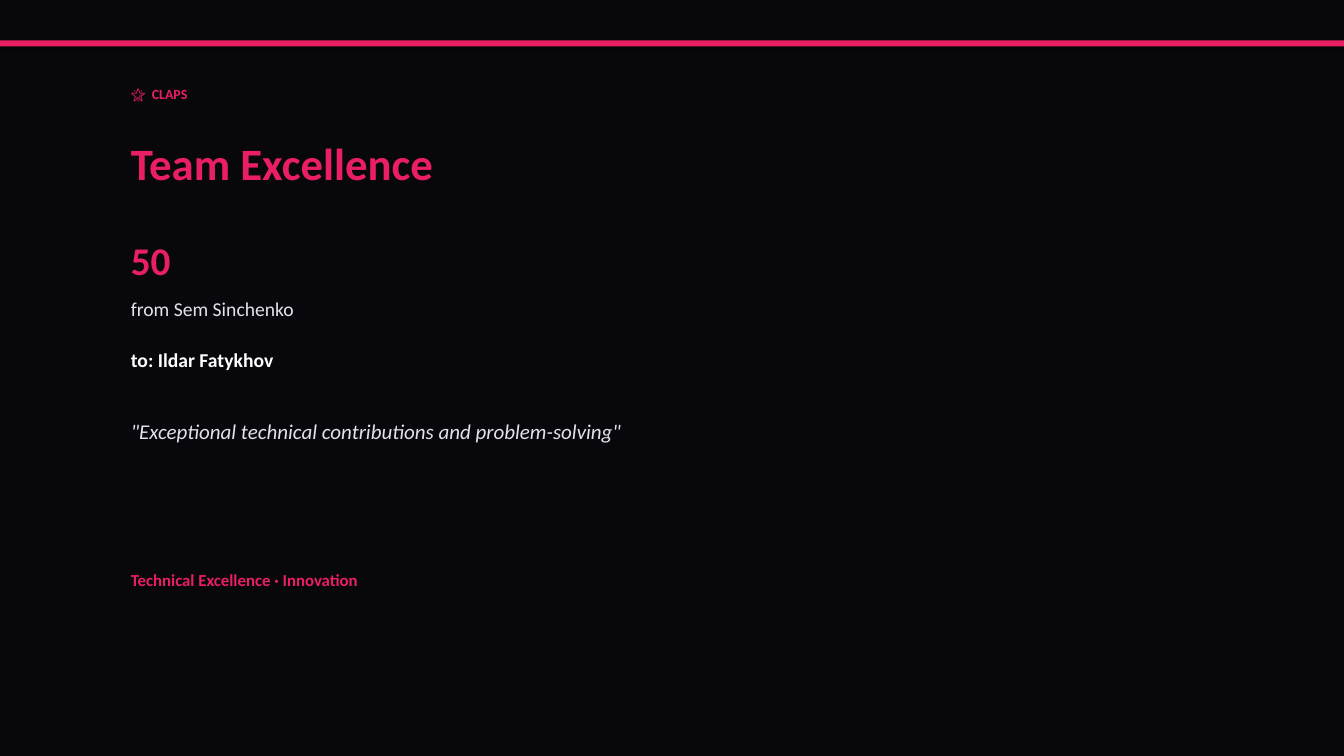
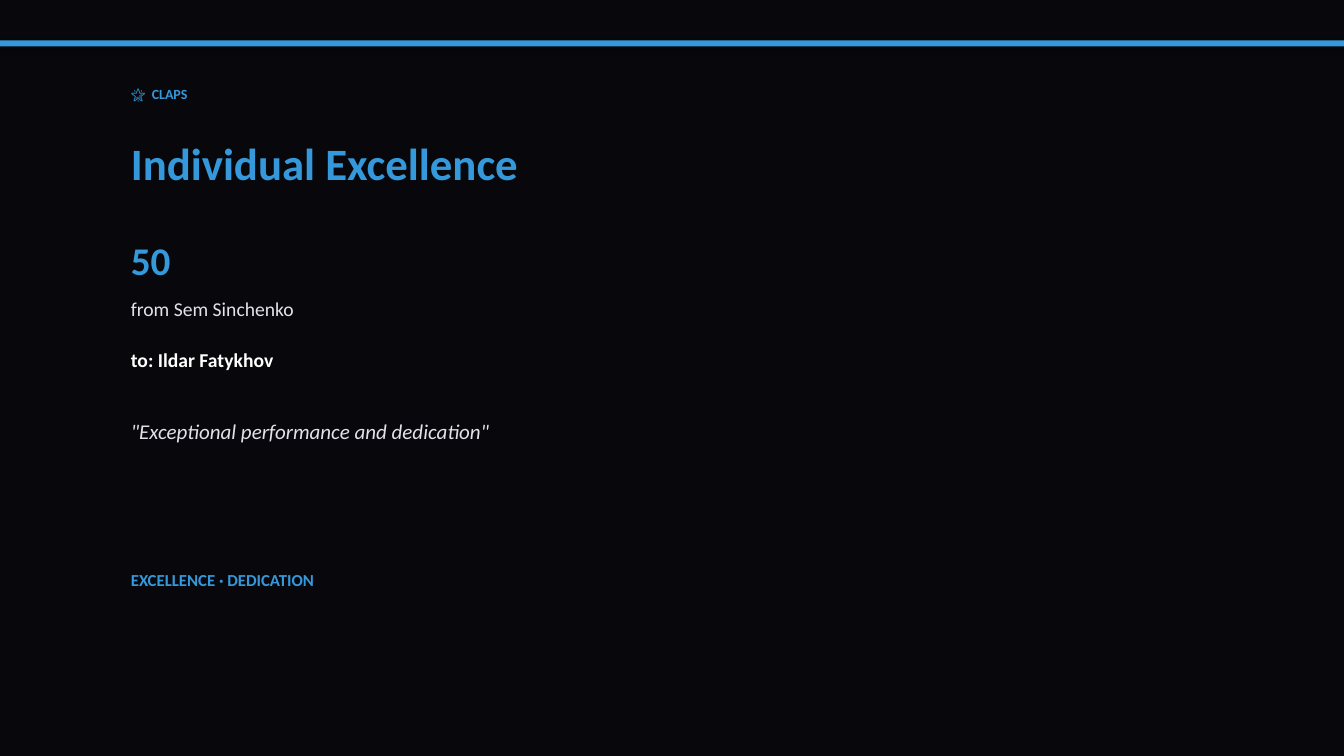
Before and after one commit to liliyagarifullina-maker/appodeal-pulse, a slide deck: slide 6 of data/archive/pulse_2026-03-12.pptx. Drawn at 1344x756 pixels with LibreOffice and Linux fonts; fonts in the diff are those of the drawing. Boxes give left, top, right and bottom in pixels: in the first picture for what was removed or moved away, otherwise in the second. Text is boxed around its words. In the diff, an @@ line names an element or a change of style, - is before the commit and + after.

```diff
--- a/data/archive/pulse_2026-03-12.pptx
+++ b/data/archive/pulse_2026-03-12.pptx
@@ rectangle at [0,40,1344,46]: fill #E91E63 to #3498DB @@
@@ text "🌟 CLAPS" at [152,90,188,99]: text colour #E91E63 to #3498DB @@
@@ text at [131,148,518,181]: text changed; text colour #E91E63 to #3498DB @@
-Team Excellence
+Individual Excellence
@@ text "50" at [131,249,171,276]: text colour #E91E63 to #3498DB @@
@@ text at [131,424,489,443]: text changed @@
-"Exceptional technical contributions and problem-solving"
+"Exceptional performance and dedication"
@@ text at [131,575,314,586]: text changed; text colour #E91E63 to #3498DB @@
-Technical Excellence · Innovation
+EXCELLENCE · DEDICATION
```
Also in this commit, not shown: 5 other slides changed, 12 slides added, 3 slides removed, 2 other files.
